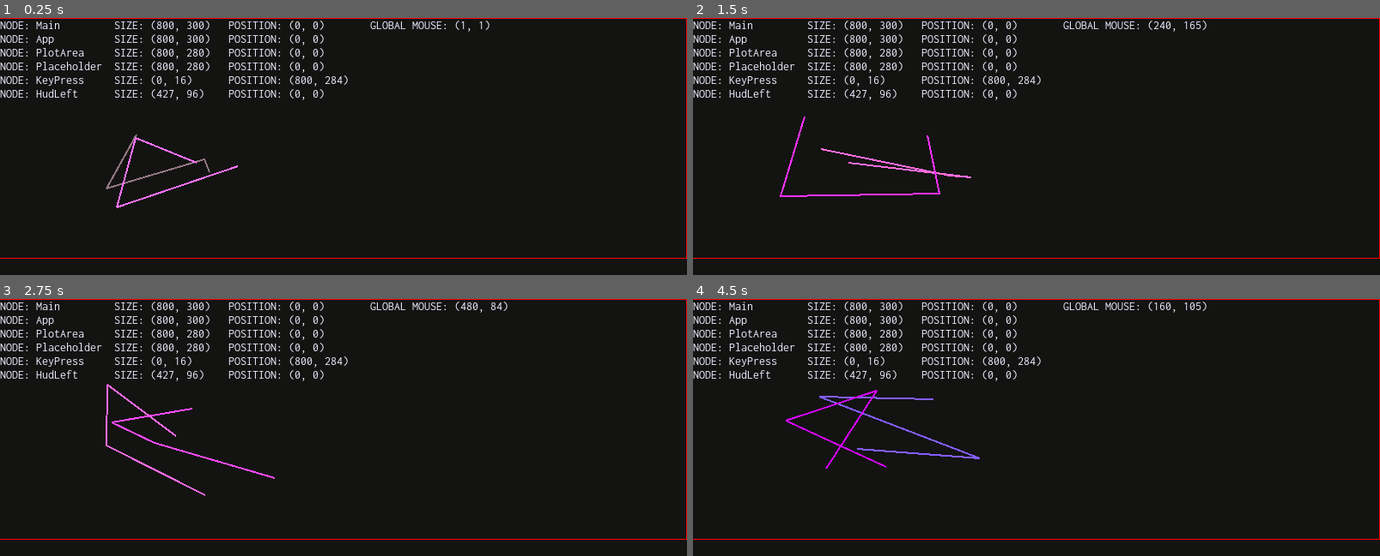
Above: before the commit, frames 1-4 (two rows, left to right).
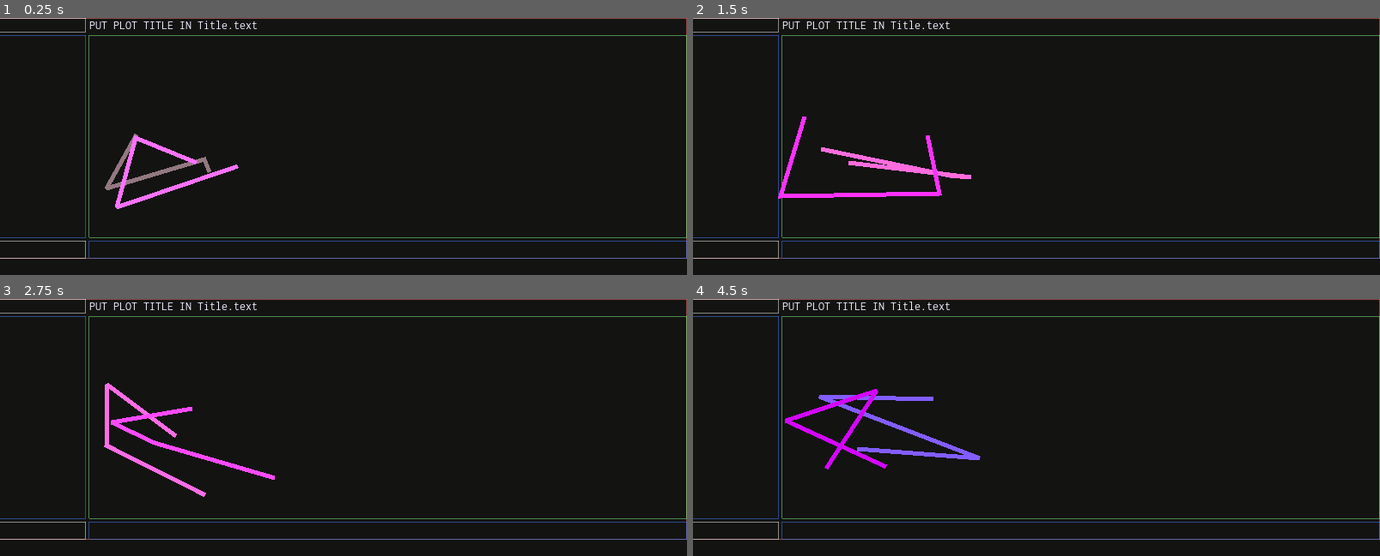
Above: after the commit, the same moments.

Repository: sustainablelab/draw-line
Game: Godot game, scene res://src/Main.tscn
The game is run twice, just before and just after one commit, with the same random seed, the same clock (stepped at 60 frames per second) and the same inputs.
Inputs (mouse positions are in pixels of both pictures, inside the frame that each line leads up to):
- Up to frame 1 (0.25 s): no input
- Up to frame 2 (1.5 s): tap Enter at 0.5 s; move the mouse to (1187, 133) at 0.52 s; move the mouse to (899, 159) at 1.27 s
- Up to frame 3 (2.75 s): move the mouse to (412, 370) at 2.02 s
- Up to frame 4 (4.5 s): move the mouse to (1002, 478) at 2.77 s; move the mouse to (1242, 466) at 3.52 s; move the mouse to (830, 388) at 4.27 s

The runs differ from the first frame. In frame 1, 5.7% of the frame differs, in the area x 0-100%, y 0-94%; in frame 2, 5.9%; in frame 3, 5.9%; in frame 4, 6.1%.

Commit message:
Carve plot area up into its parts

Diff:
--- a/src/HudLeft.gd
+++ b/src/HudLeft.gd
@@ -1,12 +1,21 @@
 extends Label
 
 
-var Main:        String = "---"
-var App:         String = "---"
-var PlotArea:    String = "---"
-var Placeholder: String = "---"
-var KeyPress:    String = "---"
-var Hud:         String = "---"
+var Main:           String
+var App:            String
+var PlotArea:       String
+var PlotArea_bound: String
+var PlotParts:      String
+var UpLeft_bound:   String
+var Title:          String
+var Y1Axis_bound:   String
+var Data:           String
+var Data_bound:     String
+var Origin_bound:   String
+var XAxis_bound:    String
+var KeyPress:       String
+var HudLeft:        String
+var HudRight:       String
 
 
 func _ready():
--- a/src/HudRight.gd
+++ b/src/HudRight.gd
@@ -1,7 +1,8 @@
 extends Label
 
 
-var Mouse : String = "---"
+var GlobalMouse : String
+var LocalMouse : String
 
 func _ready():
 	valign = Label.VALIGN_TOP
--- a/src/Main.gd
+++ b/src/Main.gd
@@ -2,16 +2,25 @@
 
 
 # ---< DEVELOPER >---
-onready var HudLeft: Label = get_node("Dev/HudLeft")
-onready var HudRight: Label = get_node("Dev/HudRight")
+onready var Dev:      HBoxContainer = get_node("Dev")
+onready var HudLeft:  Label         = get_node("Dev/HudLeft")
+onready var HudRight: Label         = get_node("Dev/HudRight")
 
 # ---< APPLICATION USER >---
 onready var global_lines := Node2D.new() # Parent node to hold all lines
 
-onready var App:         VBoxContainer   = get_node("App")
-onready var PlotArea:    MarginContainer = get_node("App/PlotArea")
-onready var Placeholder: ReferenceRect   = get_node("App/PlotArea/Placeholder")
-onready var KeyPress:    Label           = get_node("App/KeyPress")
+onready var App:            VBoxContainer   = get_node("App")
+onready var PlotArea:       MarginContainer = get_node("App/PlotArea")
+onready var PlotArea_bound: ReferenceRect   = get_node("App/PlotArea/PlotArea_bound")
+onready var PlotParts:      GridContainer   = get_node("App/PlotArea/PlotParts")
+onready var UpLeft_bound:   ReferenceRect   = get_node("App/PlotArea/PlotParts/UpLeft_bound")
+onready var Title:          Label           = get_node("App/PlotArea/PlotParts/Title")
+onready var Y1Axis_bound:   ReferenceRect   = get_node("App/PlotArea/PlotParts/Y1Axis_bound")
+onready var Data:           MarginContainer = get_node("App/PlotArea/PlotParts/Data")
+onready var Data_bound:     ReferenceRect   = get_node("App/PlotArea/PlotParts/Data/Data_bound")
+onready var XAxis_bound:    ReferenceRect   = get_node("App/PlotArea/PlotParts/XAxis_bound")
+onready var Origin_bound:	ReferenceRect   = get_node("App/PlotArea/PlotParts/Origin_bound")
+onready var KeyPress:       Label           = get_node("App/KeyPress")
 
 # ---< LIBRARIES >---
 onready var myu : Node = preload("res://src/MyUtilities.tscn").instance()
@@ -41,8 +50,49 @@
 	## Use PlotArea to push KeyPress to screen bottom
 	PlotArea.size_flags_vertical = SIZE_EXPAND_FILL
 
-	## Use Placeholder to visualize PlotArea
-	Placeholder.editor_only = false
+	## Rows in GridContainer PlotParts is num children / columns
+	PlotParts.columns = 2
+
+	## Use Data to make space for plot artwork
+	Data.size_flags_horizontal = SIZE_EXPAND_FILL
+	Data.size_flags_vertical = SIZE_EXPAND_FILL
+
+	## Use PlotArea_bound to visualize PlotArea
+	PlotArea_bound.editor_only = false
+	PlotArea_bound.border_color = Color8(0xFF, 0x80, 0x80, 0x80)
+
+	## Use Data_bound to visualize Data
+	Data_bound.editor_only = false
+	Data_bound.border_color = Color8(0x80, 0xFF, 0x80, 0x80)
+
+	## Use Y1Axis_bound to visualize space for the Y1 axis
+	Y1Axis_bound.rect_min_size = Vector2(100,0)
+	Y1Axis_bound.editor_only = false
+	Y1Axis_bound.border_color = Color8(0x40, 0x80, 0xFF, 0x80)
+
+	## Use XAxis_bound to visualize space for the X axis
+	XAxis_bound.rect_min_size = Vector2(0,20)
+	XAxis_bound.editor_only = false
+	XAxis_bound.border_color = Color8(0x40, 0x80, 0xFF, 0x80)
+	XAxis_bound.size_flags_horizontal = SIZE_EXPAND_FILL
+
+	## Use Origin_bound to block off dead space under the Y1Axis
+	Origin_bound.rect_min_size = Vector2(
+		Y1Axis_bound.rect_min_size.x,
+		XAxis_bound.rect_min_size.y
+		)
+	Origin_bound.editor_only = false
+	Origin_bound.border_color = Color8(0xFF, 0xFF, 0xFF, 0x80)
+
+	## Use UpLeft_bound to block off dead space under the Y1Axis
+	UpLeft_bound.rect_min_size = Vector2(
+		Y1Axis_bound.rect_min_size.x,
+		Title.rect_size.y
+		)
+	UpLeft_bound.editor_only = false
+	UpLeft_bound.border_color = Color8(0xFF, 0xFF, 0xFF, 0x80)
+
+	Dev.visible = false
 
 	# ---< DEBUG >---
 	# Print the final Scene Tree
@@ -57,6 +107,9 @@
 			KeyPress.text = key
 			if key == "Escape":
 				keypress_esc()
+			elif key == "F2":
+				Dev.visible = not Dev.visible
+
 
 		## Key released
 		if not event.pressed:
@@ -76,22 +129,60 @@
 	HudLeft.Main = myu.report_size_and_position(self)
 	HudLeft.App = myu.report_size_and_position(App)
 	HudLeft.PlotArea = myu.report_size_and_position(PlotArea)
-	HudLeft.Placeholder = myu.report_size_and_position(Placeholder)
+	HudLeft.PlotArea_bound = myu.report_size_and_position(PlotArea_bound)
+	HudLeft.PlotParts = myu.report_size_and_position(PlotParts)
+	HudLeft.UpLeft_bound = myu.report_size_and_position(UpLeft_bound)
+	HudLeft.Title = myu.report_size_and_position(Title)
+	HudLeft.Y1Axis_bound = myu.report_size_and_position(Y1Axis_bound)
+	HudLeft.Data = myu.report_size_and_position(Data)
+	HudLeft.Data_bound = myu.report_size_and_position(Data_bound)
+	HudLeft.Origin_bound = myu.report_size_and_position(Origin_bound)
+	HudLeft.XAxis_bound  = myu.report_size_and_position(XAxis_bound)
 	HudLeft.KeyPress = myu.report_size_and_position(KeyPress)
-	HudLeft.Hud = myu.report_size_and_position(HudLeft)
-	HudLeft.text = "{Main}\n{App}\n{PlotArea}\n{Placeholder}\n{KeyPress}\n{HudLeft}".format({
+	HudLeft.HudLeft = myu.report_size_and_position(HudLeft)
+	HudLeft.HudRight = myu.report_size_and_position(HudRight)
+	HudLeft.text = """{Main}
+{App}
+{PlotArea}
+{PlotArea_bound}
+{PlotParts}
+{UpLeft_bound}
+{Title}
+{Y1Axis_bound}
+{Data}
+{Data_bound}
+{Origin_bound}
+{XAxis_bound}
+{KeyPress}
+{HudLeft}
+{HudRight}""".format({
 		"Main":HudLeft.Main,
 		"App":HudLeft.App,
 		"PlotArea":HudLeft.PlotArea,
-		"Placeholder":HudLeft.Placeholder,
+		"PlotArea_bound":HudLeft.PlotArea_bound,
+		"PlotParts":HudLeft.PlotParts,
+		"UpLeft_bound":HudLeft.UpLeft_bound,
+		"Title":HudLeft.Title,
+		"Y1Axis_bound":HudLeft.Y1Axis_bound,
+		"Data":HudLeft.Data,
+		"Data_bound":HudLeft.Data_bound,
+		"Origin_bound":HudLeft.Origin_bound,
+		"XAxis_bound":HudLeft.XAxis_bound,
 		"KeyPress":HudLeft.KeyPress,
-		"HudLeft":HudLeft.Hud
+		"HudLeft":HudLeft.HudLeft,
+		"HudRight":HudLeft.HudRight
 		})
 	## Write values in HudRight text overlay
-	HudRight.Mouse = get_global_mouse_position()
-	HudRight.text = "GLOBAL MOUSE: {Mouse}".format({
-		"Mouse":HudRight.Mouse
+	HudRight.GlobalMouse = get_global_mouse_position()
+	HudRight.LocalMouse = PlotArea.get_local_mouse_position()
+
+	HudRight.text = "GLOBAL MOUSE: {GlobalMouse}\nLOCAL MOUSE: {LocalMouse}".format({
+		"GlobalMouse":HudRight.GlobalMouse,
+		"LocalMouse":HudRight.LocalMouse
 		})
+
+	## Plot title
+	Title.text = "PUT PLOT TITLE IN Title.text"
 
 	## Free all lines
 	global_lines.free()
@@ -115,5 +206,5 @@
 
 func new_line() -> Line2D:
 	var line = Line2D.new()
-	line.width = 2
+	line.width = 5
 	return line
--- a/src/Main.tscn
+++ b/src/Main.tscn
@@ -1,10 +1,11 @@
-[gd_scene load_steps=6 format=2]
+[gd_scene load_steps=7 format=2]
 
 [ext_resource path="res://src/Main.gd" type="Script" id=1]
 [ext_resource path="res://src/KeyPress.tscn" type="PackedScene" id=2]
 [ext_resource path="res://assets/debug_theme.tres" type="Theme" id=3]
 [ext_resource path="res://src/HudLeft.gd" type="Script" id=4]
 [ext_resource path="res://src/HudRight.gd" type="Script" id=5]
+[ext_resource path="res://assets/hud.stylebox" type="StyleBox" id=6]
 
 [node name="Main" type="MarginContainer"]
 theme = ExtResource( 3 )
@@ -13,34 +14,66 @@
 "_edit_use_anchors_": false
 }
 
+[node name="App" type="VBoxContainer" parent="."]
+margin_right = 4.0
+margin_bottom = 56.0
+
+[node name="PlotArea" type="MarginContainer" parent="App"]
+margin_right = 4.0
+margin_bottom = 36.0
+
+[node name="PlotArea_bound" type="ReferenceRect" parent="App/PlotArea"]
+margin_right = 4.0
+margin_bottom = 36.0
+
+[node name="PlotParts" type="GridContainer" parent="App/PlotArea"]
+margin_right = 4.0
+margin_bottom = 36.0
+
+[node name="UpLeft_bound" type="ReferenceRect" parent="App/PlotArea/PlotParts"]
+
+[node name="Title" type="Label" parent="App/PlotArea/PlotParts"]
+margin_top = 4.0
+margin_bottom = 20.0
+
+[node name="Y1Axis_bound" type="ReferenceRect" parent="App/PlotArea/PlotParts"]
+margin_top = 24.0
+margin_bottom = 24.0
+
+[node name="Data" type="MarginContainer" parent="App/PlotArea/PlotParts"]
+margin_top = 28.0
+margin_bottom = 28.0
+
+[node name="Data_bound" type="ReferenceRect" parent="App/PlotArea/PlotParts/Data"]
+
+[node name="Origin_bound" type="ReferenceRect" parent="App/PlotArea/PlotParts"]
+margin_top = 32.0
+margin_bottom = 32.0
+
+[node name="XAxis_bound" type="ReferenceRect" parent="App/PlotArea/PlotParts"]
+margin_top = 36.0
+margin_bottom = 36.0
+
+[node name="KeyPress" parent="App" instance=ExtResource( 2 )]
+margin_top = 40.0
+margin_right = 4.0
+margin_bottom = 56.0
+size_flags_vertical = 1
+
 [node name="Dev" type="HBoxContainer" parent="."]
 margin_right = 4.0
-margin_bottom = 20.0
+margin_bottom = 56.0
 
 [node name="HudLeft" type="Label" parent="Dev"]
 margin_bottom = 16.0
 size_flags_vertical = 0
+custom_styles/normal = ExtResource( 6 )
 script = ExtResource( 4 )
 
 [node name="HudRight" type="Label" parent="Dev"]
 margin_left = 4.0
-margin_top = 2.0
+margin_top = 20.0
 margin_right = 4.0
-margin_bottom = 18.0
+margin_bottom = 36.0
+custom_styles/normal = ExtResource( 6 )
 script = ExtResource( 5 )
-
-[node name="App" type="VBoxContainer" parent="."]
-margin_right = 4.0
-margin_bottom = 20.0
-
-[node name="PlotArea" type="MarginContainer" parent="App"]
-margin_right = 4.0
-
-[node name="Placeholder" type="ReferenceRect" parent="App/PlotArea"]
-margin_right = 4.0
-
-[node name="KeyPress" parent="App" instance=ExtResource( 2 )]
-margin_top = 4.0
-margin_right = 4.0
-margin_bottom = 20.0
-size_flags_vertical = 1
--- a/src/MyUtilities.gd
+++ b/src/MyUtilities.gd
@@ -16,7 +16,7 @@
 
 ## \brief Report the size and position of a Control Node
 ##
-## Example: "node: Main    size: (800, 300)    position: (0, 0)"
+## Example: "NODE: Main    SIZE: (800, 300)    POSITION: (0, 0)"
 ##
 ## \param control: The Control node to report on.
 ##
@@ -39,11 +39,10 @@
 	pos = String(rect.position)
 	msg = "NODE: {n}{gap1}SIZE: {s}{gap2}POSITION: {p}{gap3}".format({
 		"n":name,
-		"gap1":" ".repeat(13 - name.length()),
+		"gap1":" ".repeat(15 - name.length()),
 		"s":size,
 		"gap2":" ".repeat(13 - size.length()),
 		"p":pos,
 		"gap3":" ".repeat(13 - pos.length())
 		})
-	# log_to_stdout(filename, msg)
 	return msg
Binary file added: assets/hud.stylebox
Not shown, changed: doc/README.md
